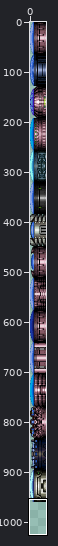
Sprite sheet: server/static/sm/blue_doors.png. Above: a wide view before the commit, with the close-up outlined.
Close-up. Before the edit:
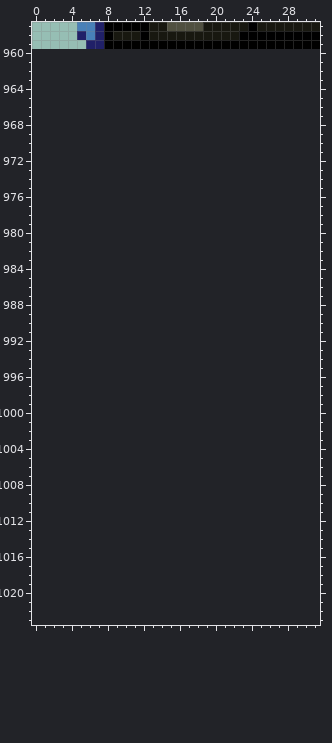
The file is 32x960 pixels. Colours within 5 levels of each other are drawn and written as one. Shown: x 0..31, y 957..1023. The old version is drawn lined up with the new one, on the new canvas.
And afterwards:
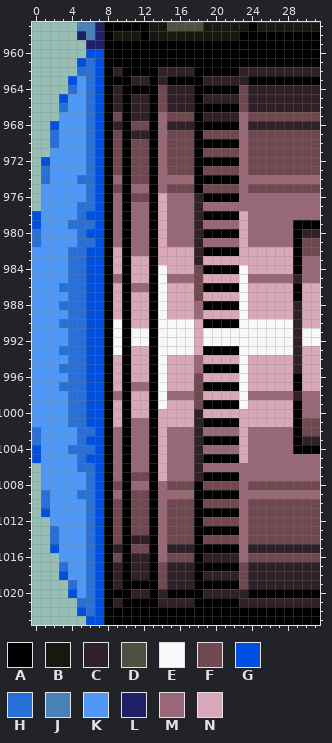
Palette (. is transparent): A #000000  B #181810  C #302028  D #505040  E #f8f8f8  F #704850  G #0050e0  H #2870d8  J #4880b8  K #5098f8  L #202068  M #986878  N #d8a8b8
Difference:
canvas 32x960 -> 32x1024
y 960: x 6..31 .......................... -> GGAAAAAAAAAAAAAAAAAAAAAAAA
y 961: x 5..31 ........................... -> GHGAAAAAAAAAAAAAAAAAAAAAAAA
y 962: x 5..31 ........................... -> HHGACAAAACCCCAAAAACCCCCCCCC
y 963: x 4..31 ............................ -> GKHGAAACCACAAAACCCCCAAAAAAAA
y 964: x 4..31 ............................ -> HKHGACAAAAFCCCAAAAAFCCCCCCCC
y 965: x 3..31 ............................. -> GKKHGACACCAFCCCACCCCFCCCCCCCC
y 966: x 3..31 ............................. -> HKKHGACACCAFCCCAAAAAFCCCCCCCC
y 967: x 3..31 ............................. -> KKKHGAFACCAMFFFACCCCMFFFFFFFF
y 968: x 2..31 .............................. -> GKKKHGACAFFAMCCCAAAAAMCCCCCCCC
y 969: x 2..31 .............................. -> HKKKHGAFACCAMFFFAFFFFMFFFFFFFF
y 970: x 2..31 .............................. -> HKKKHGAFAFFAMFFFAAAAAMFFFFFFFF
y 971: x 2..31 .............................. -> KKKKHGAFAFFAMFFFAFFFFMFFFFFFFF
y 972: x 1..31 ............................... -> GKKKKHGAFAFFAMFFFAAAAAMFFFFFFFF
y 973: x 1..31 ............................... -> HKKKKHGAFAFFAMFFFAFFFFMFFFFFFFF
y 974: x 1..31 ............................... -> HKKKHHGAMAFFAMMMMAAAAAMMMMMMMMM
y 975: x 1..31 ............................... -> KKKKKHGAFAMMAMFFFAFFFFMFFFFFFFF
y 976: x 1..31 ............................... -> KKKKKHGAMAFFANMMMCAAAAMMMMMMMMM
y 977: x 1..31 ............................... -> KKKKHHGAMAMMANMMMCMMMMMMMMMMMMM
y 978: x 0..31 ................................ -> GKKKKHGGAMAMMANMMMCAAAANMMMMMMMM
y 979: x 0..31 ................................ -> GKKKHHHGAMAMMANMMMCMMMMNMMMMMAAA
y 980: x 0..31 ................................ -> HKKKKHGGAMAMMANMMMCAAAANMMMMMACC
y 981: x 0..31 ................................ -> HKKKKHHGAMAMMANMMMCMMMMNMMMMMAFF
y 982: x 0..31 ................................ -> KKKKHHGGANAMMANNNNCAAAANNNNNNAFF
y 983: x 0..31 ................................ -> KKKKHHGGANANNANNNNCNNNNNNNNNNAMM
y 984: x 0..31 ................................ -> KKKKHHGGANANNAENNNFAAAAENNNNNAMM
y 985: x 0..31 ................................ -> KKKKHHGGAMANNAEMMMFNNNNEMMMMMCMM
y 986: x 0..31 ................................ -> KKKHHHGGANAMMAENNNFAAAAENNNNNANN
y 987: x 0..31 ................................ -> KKKKHHGGANANNAENNNFNNNNENNNNNANN
y 988: x 0..31 ................................ -> KKKHHHGGANANNAENNNMAAAAENNNNNCNN
y 989: x 0..31 ................................ -> KKKKHHGGANANNAENNNMNNNNENNNNNCNN
y 990: x 0..31 ................................ -> KKKHHHGGAEANNAEEEENAAAAEEEEEECNN
y 991..992: x 0..31 ................................ -> KKKKHHGGAEAEEAEEEENEEEEEEEEEECEE
y 993: x 0..31 ................................ -> KKKHHHGGAEANNAEEEENAAAAEEEEEECNN
y 994: x 0..31 ................................ -> KKKKHHGGANANNAENNNMNNNNENNNNNCNN
y 995: x 0..31 ................................ -> KKKHHHGGANANNAENNNMAAAAENNNNNCNN
y 996: x 0..31 ................................ -> KKKKHHGGANANNAENNNFNNNNENNNNNANN
y 997: x 0..31 ................................ -> KKKHHHGGANAMMAENNNFAAAAENNNNNANN
y 998: x 0..31 ................................ -> KKKKHHGGAMANNAEMMMFNNNNEMMMMMCMM
y 999: x 0..31 ................................ -> KKKKHHGGANANNAENNNFAAAAENNNNNAMM
y 1000: x 0..31 ................................ -> KKKKHHGGANANNANNNNCNNNNNNNNNNAMM
y 1001: x 0..31 ................................ -> KKKKHHGGANAMMANNNNCAAAANNNNNNAFF
y 1002: x 0..31 ................................ -> HKKKKHHGAMAMMANMMMCMMMMNMMMMMAFF
y 1003: x 0..31 ................................ -> HKKKKHGGAMAMMANMMMCAAAANMMMMMACC
y 1004: x 0..31 ................................ -> GKKKHHHGAMAMMANMMMCMMMMNMMMMMAAA
y 1005: x 0..31 ................................ -> GKKKKHGGAMAMMANMMMCAAAANMMMMMMMM
y 1006: x 1..31 ............................... -> KKKKHHGAMAMMANMMMCMMMMMMMMMMMMM
y 1007: x 1..31 ............................... -> KKKKKHGAMAFFANMMMCAAAAMMMMMMMMM
y 1008: x 1..31 ............................... -> KKKKKHGAFAMMAMFFFAFFFFMFFFFFFFF
y 1009: x 1..31 ............................... -> HKKKHHGAMAFFAMMMMAAAAAMMMMMMMMM
y 1010: x 1..31 ............................... -> HKKKKHGAFAFFAMFFFAFFFFMFFFFFFFF
y 1011: x 1..31 ............................... -> GKKKKHGAFAFFAMFFFAAAAAMFFFFFFFF
y 1012: x 2..31 .............................. -> KKKKHGAFAFFAMFFFAFFFFMFFFFFFFF
y 1013: x 2..31 .............................. -> HKKKHGAFAFFAMFFFAAAAAMFFFFFFFF
y 1014: x 2..31 .............................. -> HKKKHGAFACCAMFFFAFFFFMFFFFFFFF
y 1015: x 2..31 .............................. -> GKKKHGACAFFAMCCCAAAAAMCCCCCCCC
y 1016: x 3..31 ............................. -> KKKHGAFACCAMFFFACCCCMFFFFFFFF
y 1017: x 3..31 ............................. -> HKKHGACACCAFCCCAAAAAFCCCCCCCC
y 1018: x 3..31 ............................. -> GKKHGACACCAFCCCACCCCFCCCCCCCC
y 1019: x 4..31 ............................ -> HKHGACAAAAFCCCAAAAAFCCCCCCCC
y 1020: x 4..31 ............................ -> GKHGAAACCACAAAACCCCCAAAAAAAA
y 1021: x 5..31 ........................... -> HHGACAAAACCCCAAAAACCCCCCCCC
y 1022: x 5..31 ........................... -> GHGAAAAAAAAAAAAAAAAAAAAAAAA
y 1023: x 6..31 .......................... -> GGAAAAAAAAAAAAAAAAAAAAAAAA
